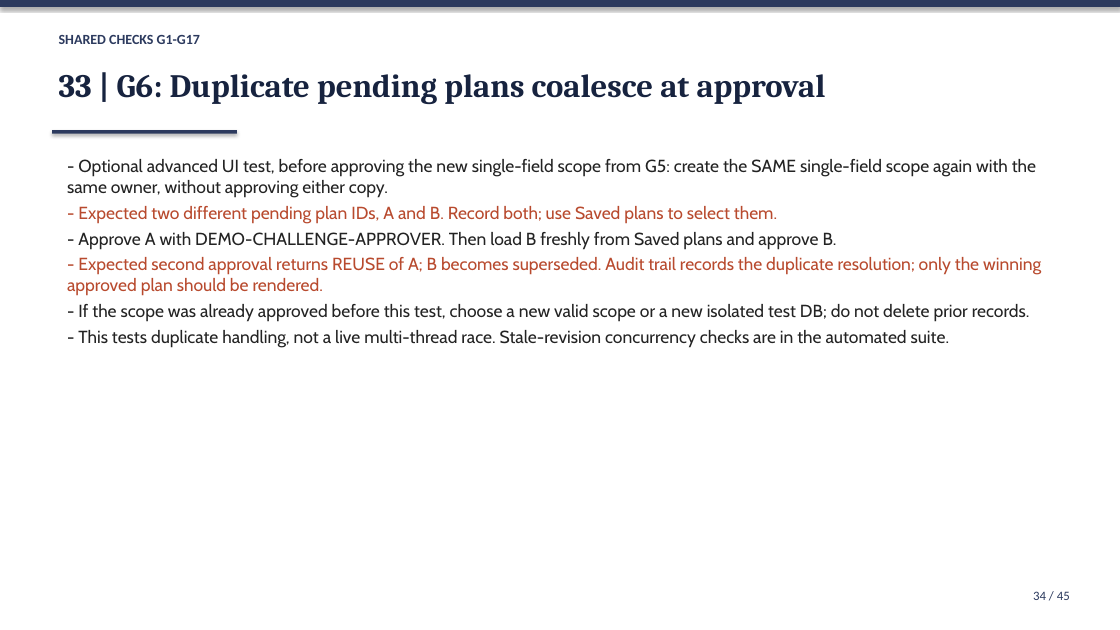
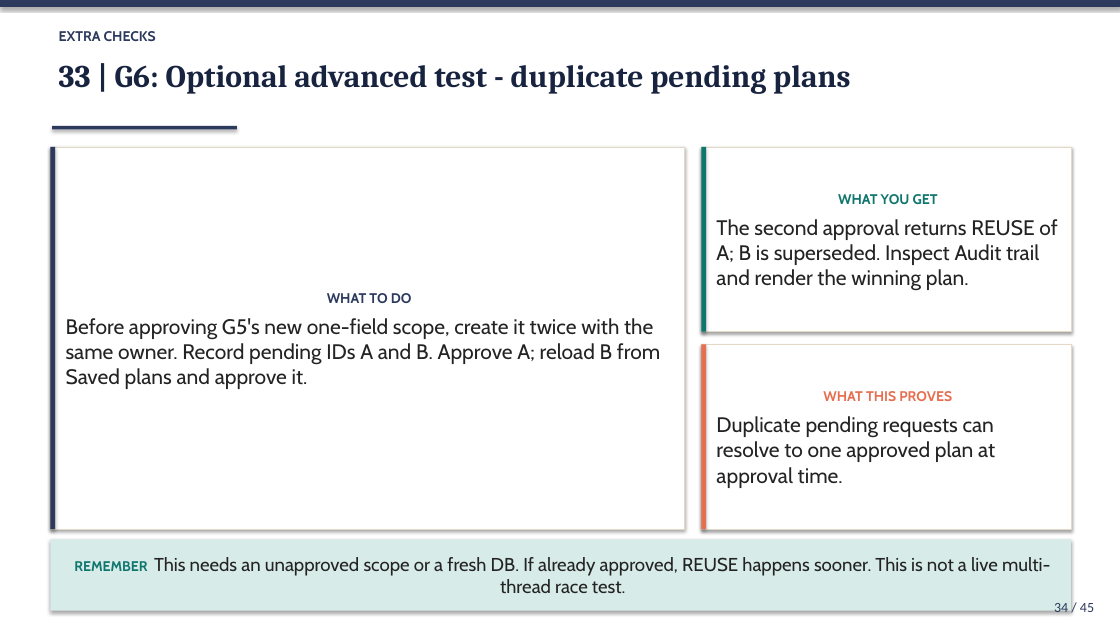
Before and after one commit to Princeadhi123/Since-AI-Hackathon, a slide deck: slide 34 of docs/DEMO_SLIDES.pptx. Drawn at 1120x630 pixels with LibreOffice and Linux fonts; fonts in the diff are those of the drawing. Boxes give left, top, right and bottom in pixels: in the first picture for what was removed or moved away, otherwise in the second. Text is boxed around its words. In the diff, an @@ line names an element or a change of style, - is before the commit and + after.

```diff
--- a/docs/DEMO_SLIDES.pptx
+++ b/docs/DEMO_SLIDES.pptx
@@ text at <box>59,31,156,41</box>: text changed; font Calibri to Cabin @@
-SHARED CHECKS G1-G17
+EXTRA CHECKS
@@ text at <box>59,65,850,94</box>: text changed; size 28 to 27 pt @@
-33 | G6: Duplicate pending plans coalesce at approval
+33 | G6: Optional advanced test - duplicate pending plans
@@ rectangle "WHAT TO DO": place and size @@
-rectangle "WHAT TO DO" at <box>67,159,1041,347</box>
+rectangle "WHAT TO DO" at <box>50,147,685,529</box>
@@ rectangle "WHAT TO DO" at <box>50,147,685,529</box>: vertical alignment top to middle; fill none to #FFFFFF; outline none to #E3D9C6 0.75 pt; shadow on @@
@@ rectangle added at <box>50,147,55,529</box>, fill #2C3A5E @@
@@ rectangle: place and size @@
-rectangle at <box>52,130,237,134</box>
+rectangle at <box>52,126,237,129</box>
@@ rectangle added at <box>702,147,1071,332</box>, fill #FFFFFF, outline #E3D9C6 0.75 pt, 18 pt, text #232323 @@
+WHAT YOU GET
+The second approval returns REUSE of A; B is superseded. Inspect Audit trail and render the winning plan.
@@ rectangle added at <box>702,147,707,332</box>, fill #0F766E @@
@@ text in rectangle at <box>66,293,660,389</box>: text changed; size 15 to 18 pt @@
-- Optional advanced UI test, before approving the new single-field scope from G5: create the SAME single-field scope again with the same owner, without approving either copy.
-- Expected two different pending plan IDs, A and B. Record both; use Saved plans to select them.
-- Approve A with DEMO-CHALLENGE-APPROVER. Then load B freshly from Saved plans and approve B.
-- Expected second approval returns REUSE of A; B becomes superseded. Audit trail records the duplicate resolution; only the winning approved plan should be rendered.
-- If the scope was already approved before this test, choose a new valid scope or a new isolated test DB; do not delete prior records.
-- This tests duplicate handling, not a live multi-thread race. Stale-revision concurrency checks are in the automated suite.
+WHAT TO DO
+Before approving G5's new one-field scope, create it twice with the same owner. Record pending IDs A and B. Approve A; reload B from Saved plans and approve it.
@@ rectangle added at <box>702,344,1071,529</box>, fill #FFFFFF, outline #E3D9C6 0.75 pt, 18 pt, text #232323 @@
+WHAT THIS PROVES
+Duplicate pending requests can resolve to one approved plan at approval time.
@@ rectangle added at <box>702,344,707,529</box>, fill #E76F51 @@
@@ rectangle added at <box>50,539,1071,611</box>, fill #D7EBE8, 16 pt, text #232323 @@
+REMEMBER This needs an unapproved scope or a fresh DB. If already approved, REUSE happens sooner. This is not a live multi-thread race test.
@@ text "34 / 45": place and size @@
-text "34 / 45" at <box>1033,591,1070,600</box>
+text "34 / 45" at <box>1054,603,1094,617</box>
@@ text "34 / 45" at <box>1054,603,1094,617</box>: size 11 to 12 pt @@
```
Also in this commit, not shown: 26 other slides changed, 18 slides added, 18 slides removed, 7 other files.
